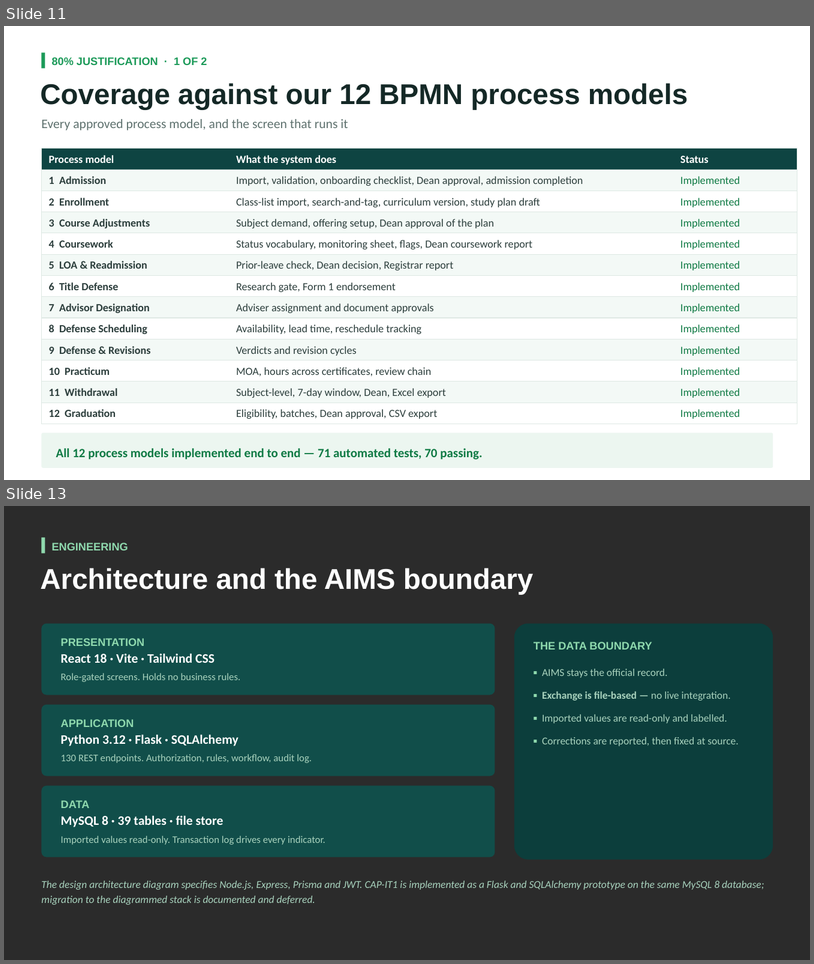
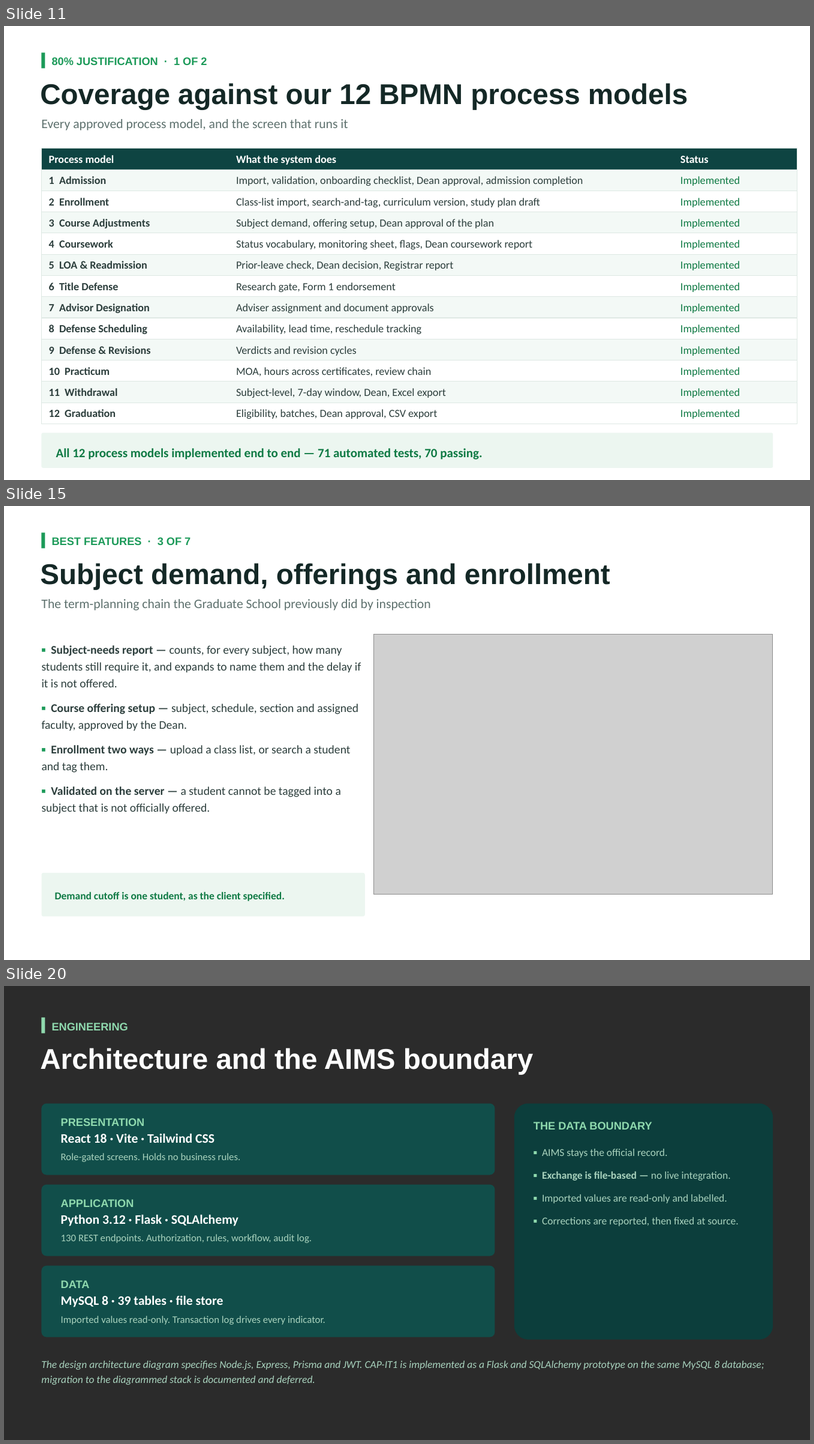
Before and after one commit to miguisanson/CAPSTONE-USLS-MVP, a slide deck: Documents/CAPSTONE_ONLY/CAP-IT1 Defense Deck.pptx. Shown one above the other, each under a label of ours: slides 11 and 13 before the commit, slides 11, 15 and 20 after it; the slides between them are not shown. The pictures are 814x964 and 814x1444 pixels, drawn with LibreOffice and Linux fonts; fonts in the diff are those of the drawing; grey boxes stand for pictures; background and template pictures are left out; a plain dark background stands for a picture behind light text. Boxes give left, top, right and bottom in pixels: in the first picture for what was removed or moved away, otherwise in the second. Text is boxed around its words. In the diff, an @@ line names an element or a change of style, - is before the commit and + after.

```diff
--- a/Documents/CAPSTONE_ONLY/CAP-IT1 Defense Deck.pptx
+++ b/Documents/CAPSTONE_ONLY/CAP-IT1 Defense Deck.pptx
@@ slide 15 added at (4,506,810,960), background picture (left out) @@
@@ rectangle added at (42,532,45,549), fill #1C9A59 @@
@@ text added at (52,537,191,545), 13 pt, text #1C9A59, bold @@
+BEST FEATURES · 3 OF 7
@@ text added at (40,563,611,589), 34 pt, text #142826, bold @@
+Subject demand, offerings and enrollment
@@ text added at (41,599,431,610), 15.5 pt, text #5E716E @@
+The term-planning chain the Graduate School previously did by inspection
@@ text added at (42,645,361,814), 14 pt, text #2C3E3C @@
+▪ Subject-needs report — counts, for every subject, how many students still require it, and expands to name them and the delay if it is not offered.
+▪ Course offering setup — subject, schedule, section and assigned faculty, approved by the Dean.
+▪ Enrollment two ways — upload a class list, or search a student and tag them.
+▪ Validated on the server — a student cannot be tagged into a subject that is not officially offered.
@@ picture added at (374,634,773,894) @@
@@ rounded rectangle added at (42,873,365,916), fill #ECF6F0 @@
@@ text added at (55,891,285,901), 12.5 pt, text #0F7A44, bold @@
+Demand cutoff is one student, as the client specified.
@@ what was slide 13 is now slide 20 @@
```
Also in this commit, not shown: 1 slide changed, 6 other slides added, 1 other file.
